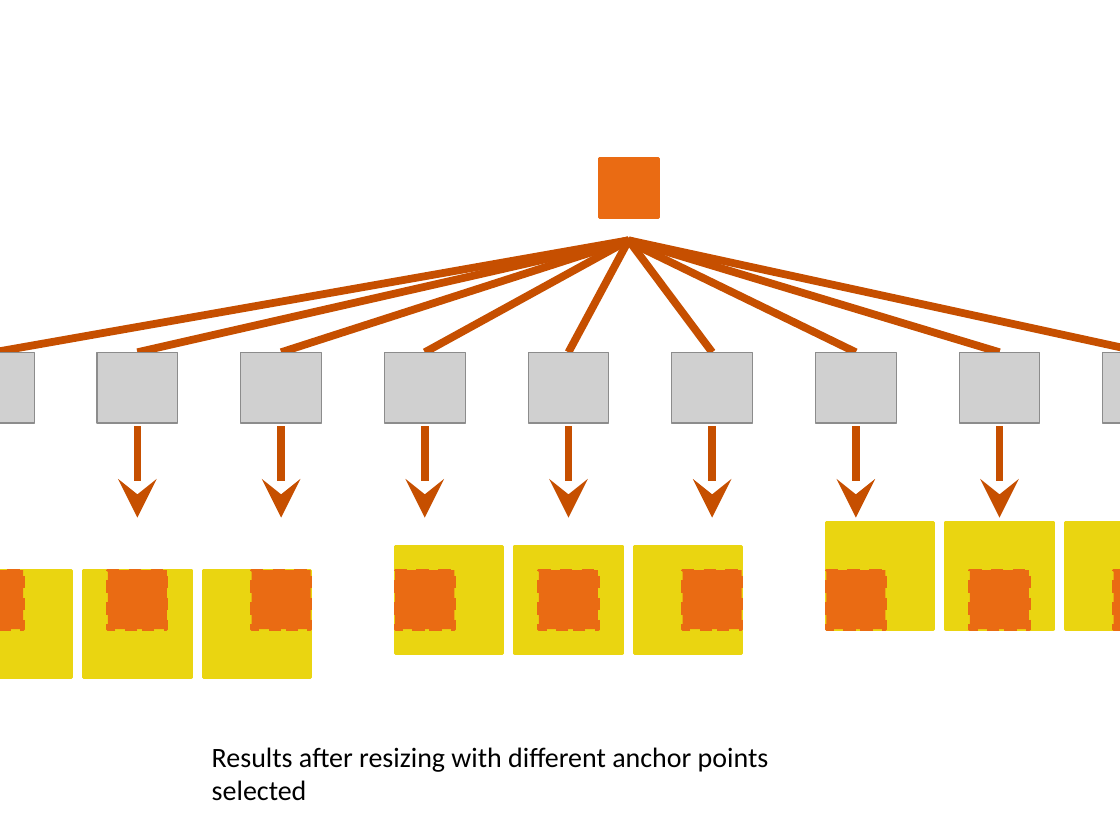
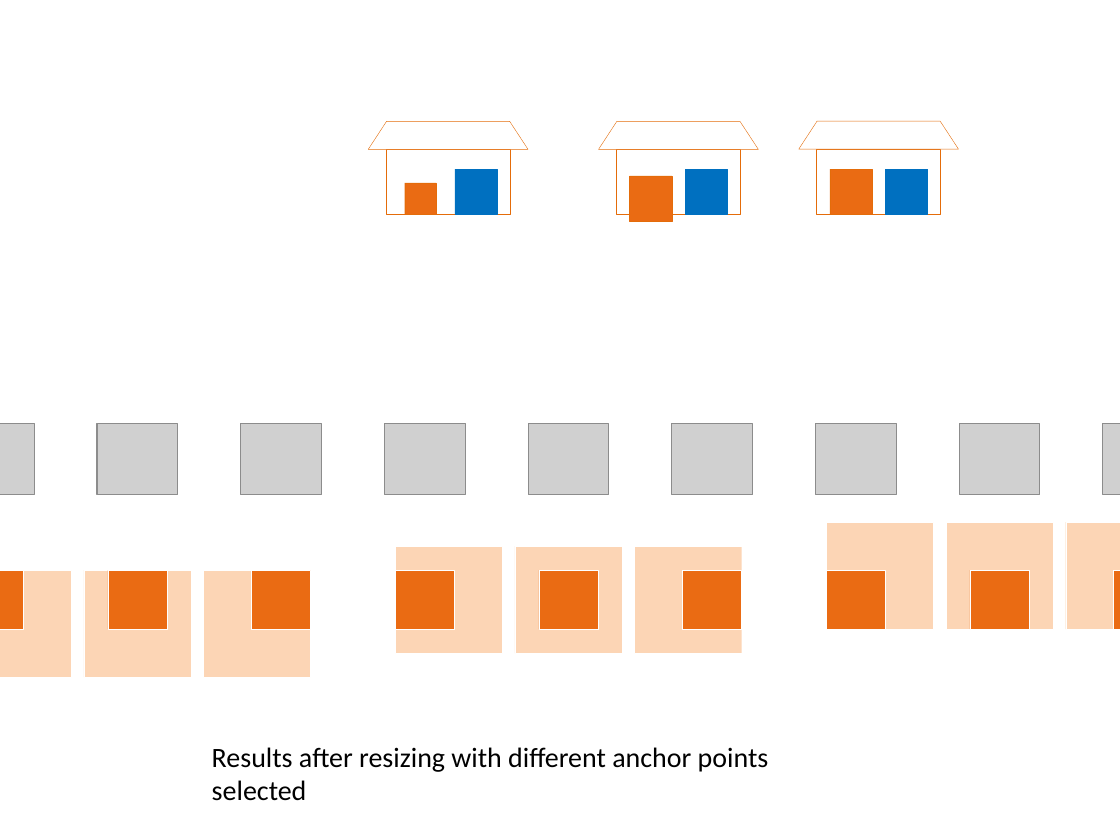
Before and after one commit to PowerPointLabs/PowerPointLabs, a slide deck: slide 13 of doc/Examples-ResizeLab.pptx. Drawn at 1120x840 pixels with LibreOffice and Linux fonts; fonts in the diff are those of the drawing; grey boxes stand for pictures. Boxes give left, top, right and bottom in pixels: in the first picture for what was removed or moved away, otherwise in the second. Text is boxed around its words. In the diff, an @@ line names an element or a change of style, - is before the commit and + after.

Commit message:
Updated resize lab examples

```diff
--- a/doc/Examples-ResizeLab.pptx
+++ b/doc/Examples-ResizeLab.pptx
@@ trapezoid added at <box>368,121,529,149</box>, fill #FFFFFF, outline #E46C0A 0.25 pt @@
@@ rectangle added at <box>386,149,511,214</box>, fill #FFFFFF, outline #E46C0A 0.25 pt @@
@@ trapezoid added at <box>598,121,758,149</box>, fill #FFFFFF, outline #E46C0A 0.25 pt @@
@@ rectangle added at <box>616,149,740,214</box>, fill #FFFFFF, outline #E46C0A 0.25 pt @@
@@ trapezoid added at <box>799,121,959,149</box>, fill #FFFFFF, outline #E46C0A 0.25 pt @@
@@ rectangle added at <box>816,149,941,214</box>, fill #FFFFFF, outline #E46C0A 0.25 pt @@
@@ rectangle added at <box>455,169,497,215</box>, fill #0070C0, outline #0070C0 0.25 pt @@
@@ rectangle: place and size @@
-rectangle at <box>599,159,659,218</box>
+rectangle at <box>629,176,672,222</box>
@@ rectangle at <box>629,176,672,222</box>: outline #EA6B13 2 pt to #E46C0A 0.25 pt @@
@@ rectangle added at <box>685,169,728,215</box>, fill #0070C0, outline #0070C0 0.25 pt @@
@@ rectangle added at <box>830,169,872,215</box>, fill #EA6B13, outline #E46C0A 0.25 pt @@
@@ rectangle added at <box>885,169,927,215</box>, fill #0070C0, outline #0070C0 0.25 pt @@
@@ rectangle added at <box>404,183,436,214</box>, fill #EA6B13, outline #E46C0A 0.25 pt @@
@@ line removed from (628, 241) to (0, 353) @@
@@ line removed from (628, 241) to (138, 353) @@
@@ line removed from (628, 241) to (281, 353) @@
@@ line removed from (628, 241) to (424, 353) @@
@@ line removed from (628, 241) to (569, 353) @@
@@ line removed from (626, 241) to (856, 353) @@
@@ line removed from (628, 241) to (712, 353) @@
@@ line removed from (628, 241) to (999, 353) @@
@@ line removed from (628, 241) to (1120, 353) @@
@@ arrow removed from (138, 427) to (138, 517) @@
@@ arrow removed from (281, 427) to (281, 517) @@
@@ arrow removed from (424, 427) to (424, 517) @@
@@ arrow removed from (569, 427) to (569, 517) @@
@@ arrow removed from (712, 427) to (712, 517) @@
@@ arrow removed from (856, 427) to (856, 517) @@
@@ arrow removed from (999, 427) to (999, 517) @@
@@ 9 pictures: place and size @@
-9 pictures at <box>0,353,1120,423</box>
+9 pictures at <box>0,423,1120,494</box>
@@ fill #EAD511 to #FCD5B5; outline #EAD511 2 pt to #FFFFFF 0.25 pt in 9 elements at <box>0,570,72,678</box>, <box>84,570,192,678</box>, <box>204,570,311,678</box>, <box>395,547,503,654</box>, <box>515,547,623,654</box>, <box>635,547,743,654</box>, <box>827,522,934,629</box>, <box>946,522,1054,629</box>, <box>1066,522,1120,629</box> @@
@@ outline #EA6B13 2 pt dashed to #FFFFFF 0.25 pt in 9 elements at <box>0,570,24,629</box>, <box>108,570,167,629</box>, <box>252,570,311,629</box>, <box>395,570,455,629</box>, <box>539,570,598,629</box>, <box>682,570,741,629</box>, <box>827,570,886,629</box>, <box>970,570,1029,629</box>, <box>1113,570,1120,629</box> @@
```
Also in this commit, not shown: 1 other slide changed, 1 slide removed.
